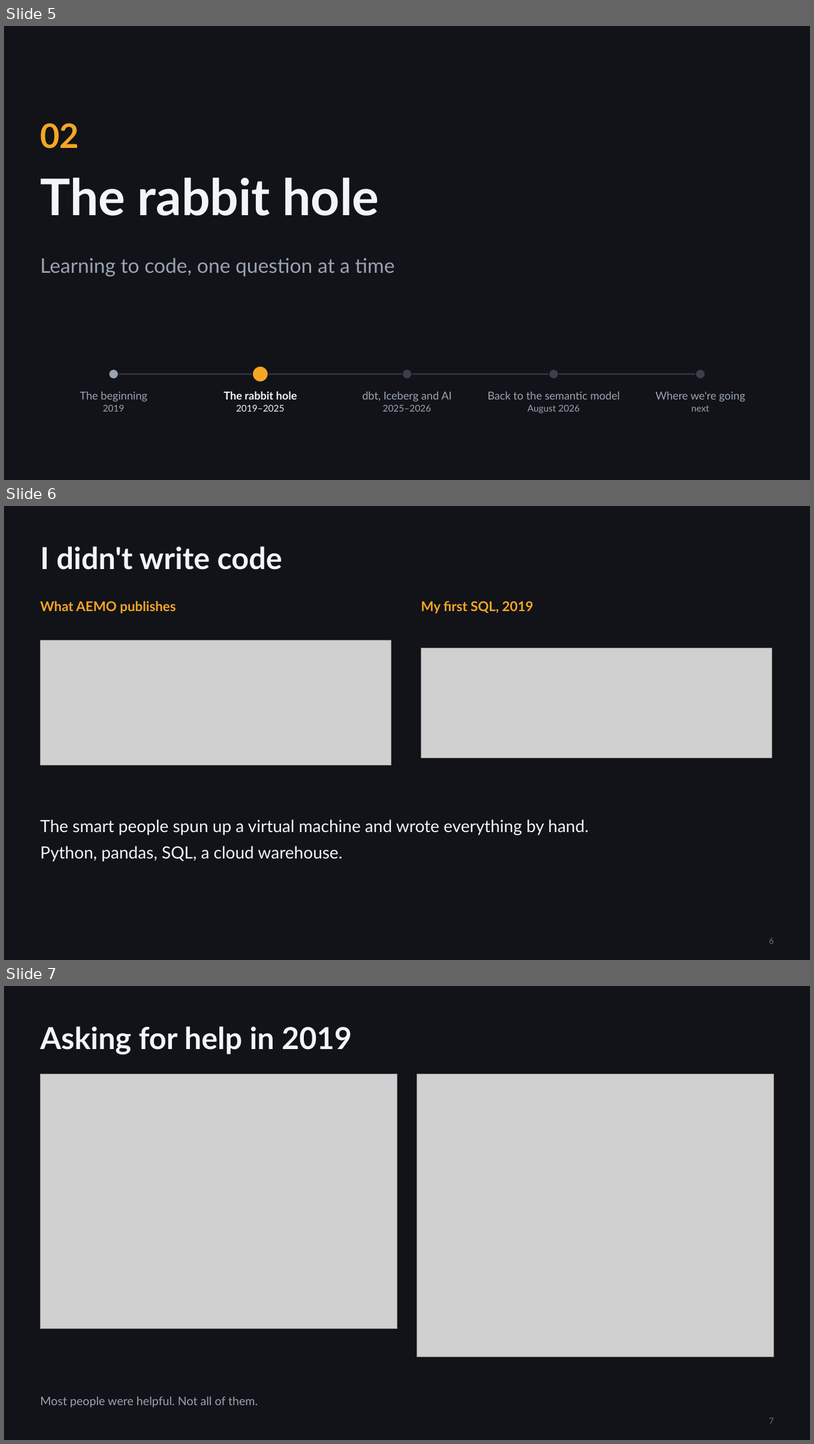
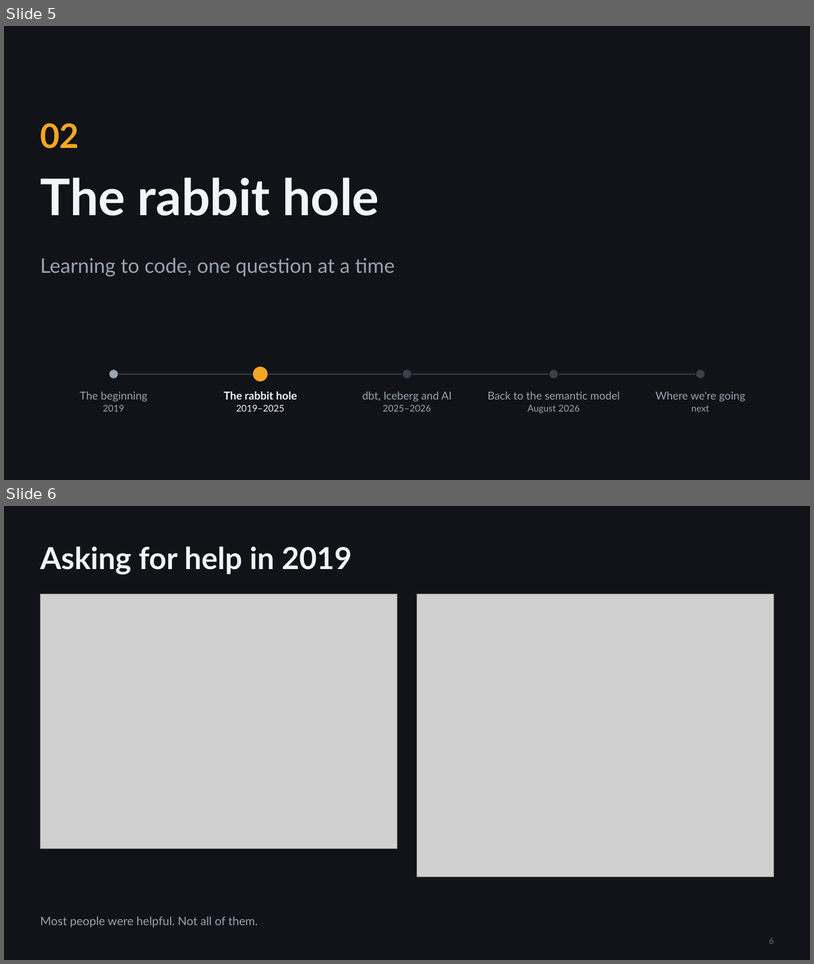
Before and after one commit to djouallah/presentations, a slide deck: analytics-as-code/analytics-as-code.pptx. Shown one above the other, each under a label of ours: slides 5, 6 and 7 before the commit, slides 5 and 6 after it. The pictures are 814x1444 and 814x964 pixels, drawn with LibreOffice and Linux fonts; fonts in the diff are those of the drawing; grey boxes stand for pictures. Boxes give left, top, right and bottom in pixels: in the first picture for what was removed or moved away, otherwise in the second. Text is boxed around its words. In the diff, an @@ line names an element or a change of style, - is before the commit and + after.

```diff
--- a/analytics-as-code/analytics-as-code.pptx
+++ b/analytics-as-code/analytics-as-code.pptx
@@ slide 6 removed at (x1=4, y1=506, x2=810, y2=960), background #111318 @@
@@ title removed at (x1=40, y1=546, x2=282, y2=570) @@
-I didn't write code
@@ text removed at (x1=40, y1=601, x2=176, y2=613) @@
-What AEMO publishes
@@ text removed at (x1=421, y1=601, x2=534, y2=613) @@
-My first SQL, 2019
@@ picture removed at (x1=40, y1=640, x2=391, y2=765) @@
@@ picture removed at (x1=422, y1=648, x2=772, y2=757) @@
@@ text removed at (x1=40, y1=819, x2=589, y2=861) @@
-The smart people spun up a virtual machine and wrote everything by hand.
-Python, pandas, SQL, a cloud warehouse.
@@ page number removed at (x1=770, y1=937, x2=774, y2=943) @@
-6
@@ what was slide 7 is now slide 6 @@
@@ page number at (x1=770, y1=937, x2=774, y2=943): text changed @@
-7
+6
```
Also in this commit, not shown: 3 other slides removed, 1 other file.
